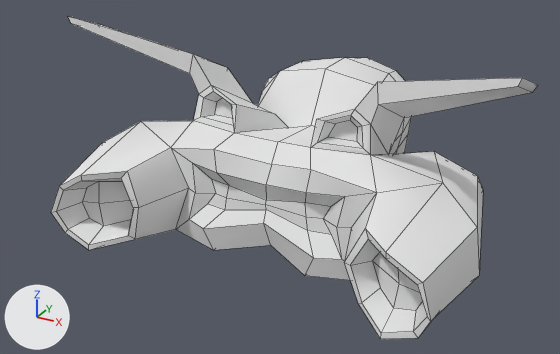
Before and after pictures for a commit that changed the Blender file Source art/Laser_Car_Pod.blend.
Rendered twice from a 50 mm camera at (4.84, -10.98, 4.69) aimed at (-0.37, -1.51, -0.05). The lights are fixed; the arrows at lower left show +X, +Y and +Z. Mesh edges are drawn as thin lines.

Before the edit, the objects in view are built like this:
```python
me_cube = bpy.data.meshes.new('Cube')
me_cube.from_pydata(...)  # 164 vertices, 156 faces; spans x -3.29..0.0, y -3.83..1.93, z -0.88..2.31
me_cube.polygons.foreach_set('use_smooth', [True] * 156)
me_cube.materials.append(mat_material)  # white #e7e7e7
# before: 86 (-0.84, 0.65, -0.16), 95 (-0.17, 0.9, -0.5), 98 (-0.54, 0.49, -0.57)
ob_laser_car = bpy.data.objects.new('LASER_CAR', me_cube)
ob_laser_car.location = (0.0, 0.0, 0.0)
_m = ob_laser_car.modifiers.new('Mirror', 'MIRROR')
_m.use_clip = True
_m = ob_laser_car.modifiers.new('EdgeSplit', 'EDGE_SPLIT')
_m.use_edge_angle = False
```
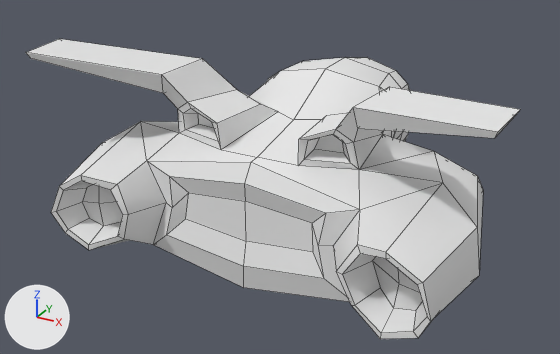
Changed parts and their boxes (x1, y1, x2, y2) in the pictures (560 x 354 px; the box of a moved part takes in the faces that stretch with it):
'LASER_CAR', reshaped (7% shorter)
    before: (51, 16, 538, 339)
    after: (26, 39, 521, 339)
part 1 of me_cube, cut back
    before: (68, 16, 538, 339)
    after: (26, 39, 521, 339)
part 2 of me_cube, moved or reshaped (not visible afterwards)
    before: (397, 135, 408, 154)

The change, as a list of edits to the scene's bpy script:
```text
Change me_cube:
    used by ob_laser_car; location = (0.0, 0.0, 0.0)
    verts and faces of me_cube; kept vertices keep their numbers, new ones are numbered from 164
    remove me_cube.from_pydata(...)  # 164 vertices, 156 faces; spans x -3.29..0.0, y -3.83..1.93, z -0.88..2.31
    add me_cube.from_pydata(...)  # 155 vertices, 147 faces; spans x -3.29..0.0, y -3.83..1.93, z -0.97..2.01
    me_cube part 1
    12 vertices are removed from x -0.95..0.0, y -2.85..-2.41, z -0.77..0.92
    21 faces are deleted
    6 vertices in x -1.61..-0.99, y -2.7..-2.55, z -0.77..0.55 move by (0.0, -0.55, 0.0)
    40 vertices move from x -3.29..0.0, y -3.42..-1.12, z -0.67..2.31 to x -3.29..0.0, y -3.64..-1.4, z -0.97..2.01
    3 vertices are added at (0.0, -2.97, 0.8), (-0.59, -2.76, 0.79), (0.0, -3.14, 0.56)
    12 new faces join them
    me_cube part 2
    add verts[86] = (-0.84, 0.65, 0.07)  # moved
    add verts[98] = (-0.54, 0.49, -0.34)  # moved
    add verts[95] = (-0.17, 0.9, -0.87)  # moved
```
